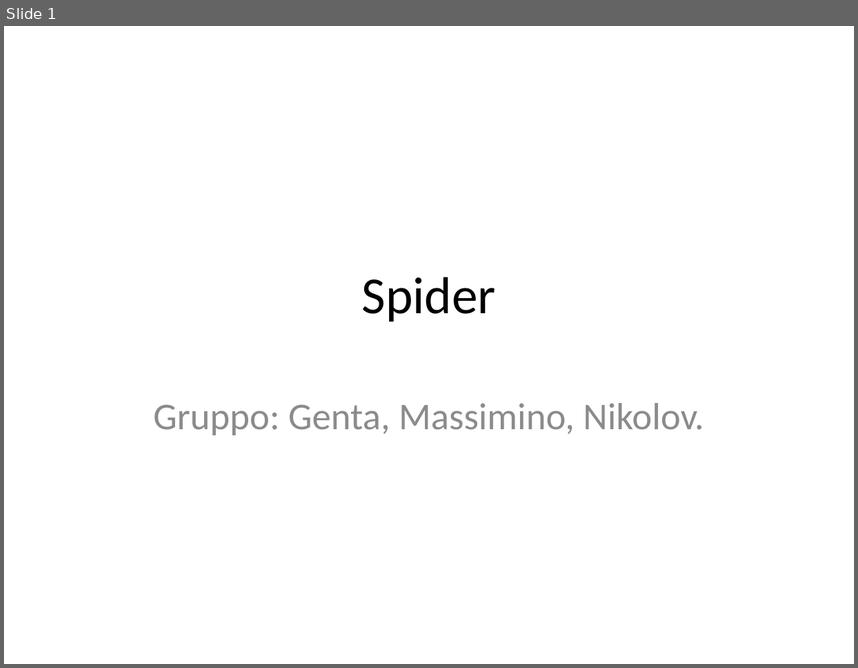
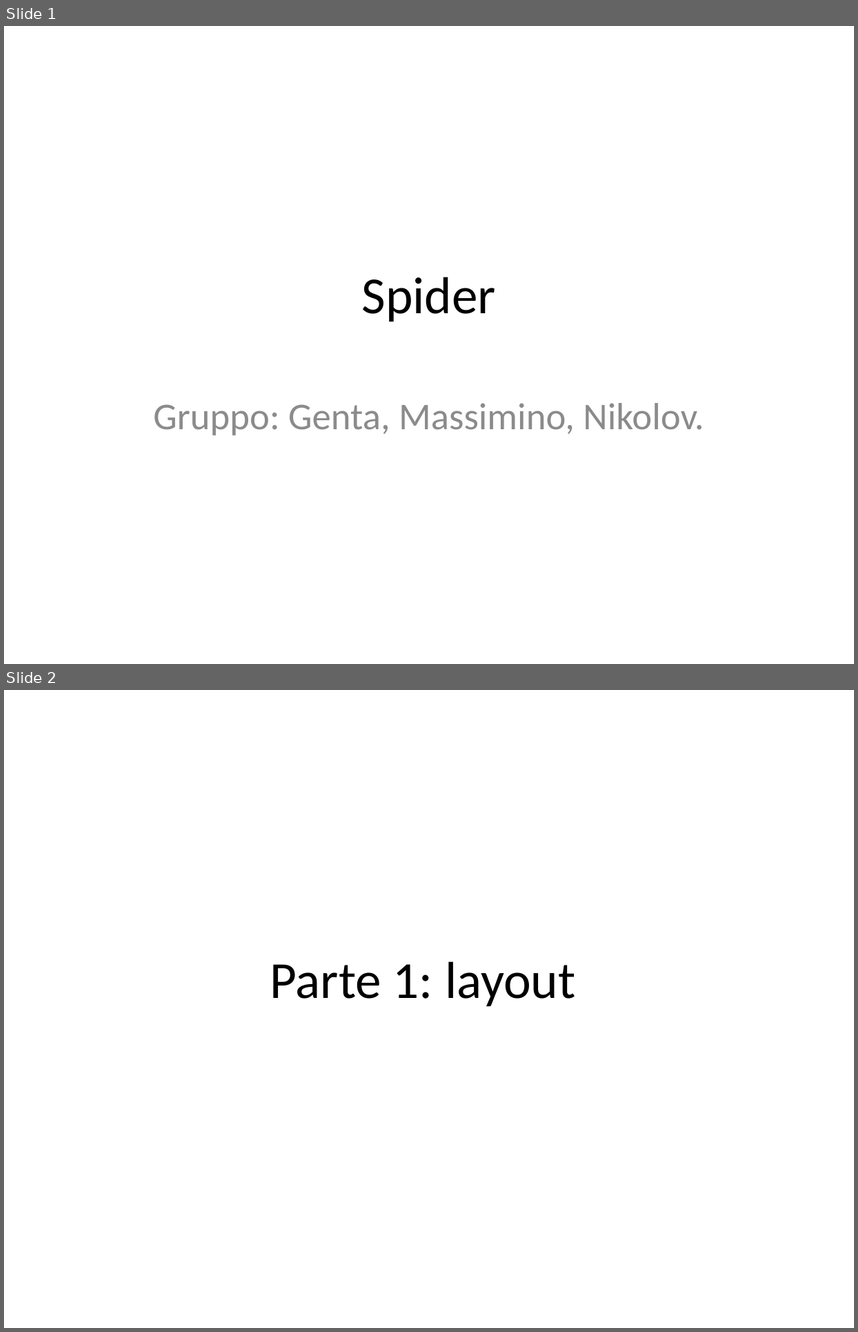
Before and after one commit to danielegenta/ProjectTPSI_Spider, a slide deck: Presentazione_Spider.pptx. Shown one above the other, each under a label of ours: slide 1 before the commit, slides 1 and 2 after it. The pictures are 858x668 and 858x1332 pixels, drawn with LibreOffice and Linux fonts; fonts in the diff are those of the drawing. Boxes give left, top, right and bottom in pixels: in the first picture for what was removed or moved away, otherwise in the second. Text is boxed around its words. In the diff, an @@ line names an element or a change of style, - is before the commit and + after.

```diff
--- a/Presentazione_Spider.pptx
+++ b/Presentazione_Spider.pptx
@@ slide 2 added at (4,690,854,1328), background #FFFFFF @@
@@ title added at (270,961,575,1006), 44 pt, text #000000 @@
+Parte 1: layout
```
Also in this commit, not shown: 17 other slides added, 45 other files.
